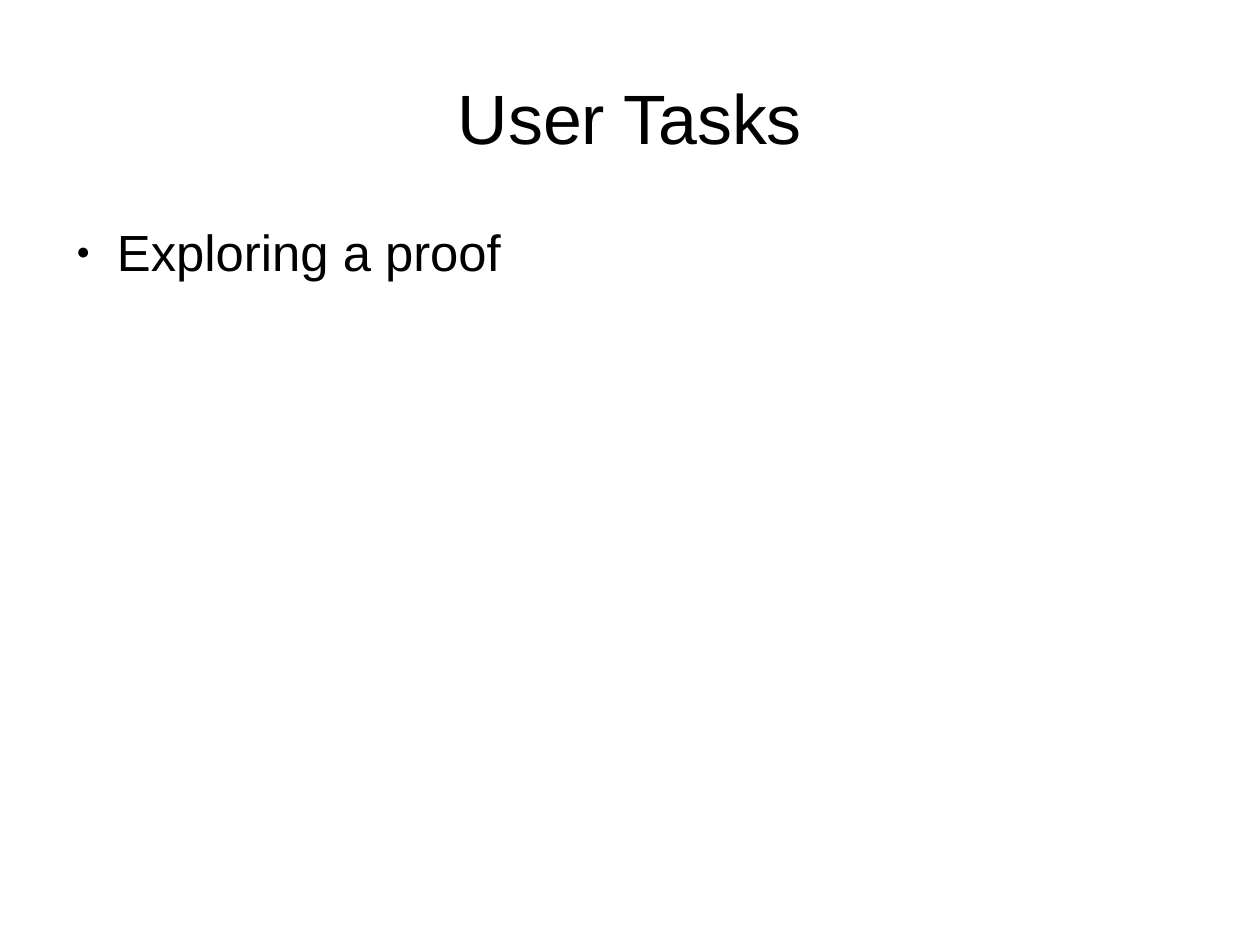
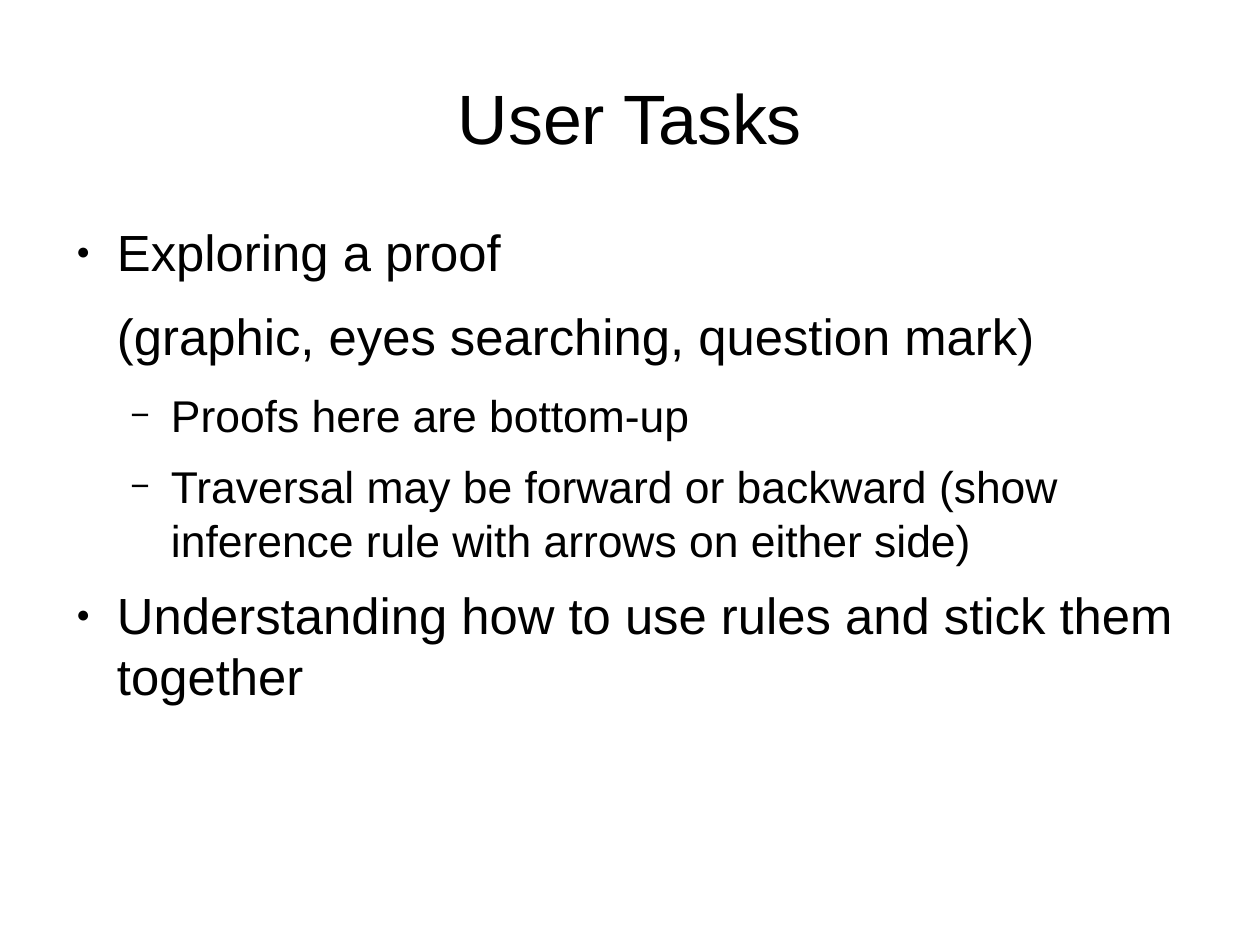
Before and after one commit to seachel/Treehehe, a slide deck: slide 3 of Presentation/VA_presentation.odp. Drawn at 1260x945 pixels with LibreOffice and Linux fonts; fonts in the diff are those of the drawing. Boxes give left, top, right and bottom in pixels: in the first picture for what was removed or moved away, otherwise in the second. Text is boxed around its words. In the diff, an @@ line names an element or a change of style, - is before the commit and + after.

```diff
--- a/Presentation/VA_presentation.odp
+++ b/Presentation/VA_presentation.odp
@@ text at box(117, 318, 1173, 706): paragraphs added @@
+(graphic, eyes searching, question mark)
+  − Proofs here are bottom-up
+  − Traversal may be forward or backward (show inference rule with arrows on either side)
+● Understanding how to use rules and stick them together
```
Also in this commit, not shown: 3 other slides changed, 2 slides added, 2 slides removed.
